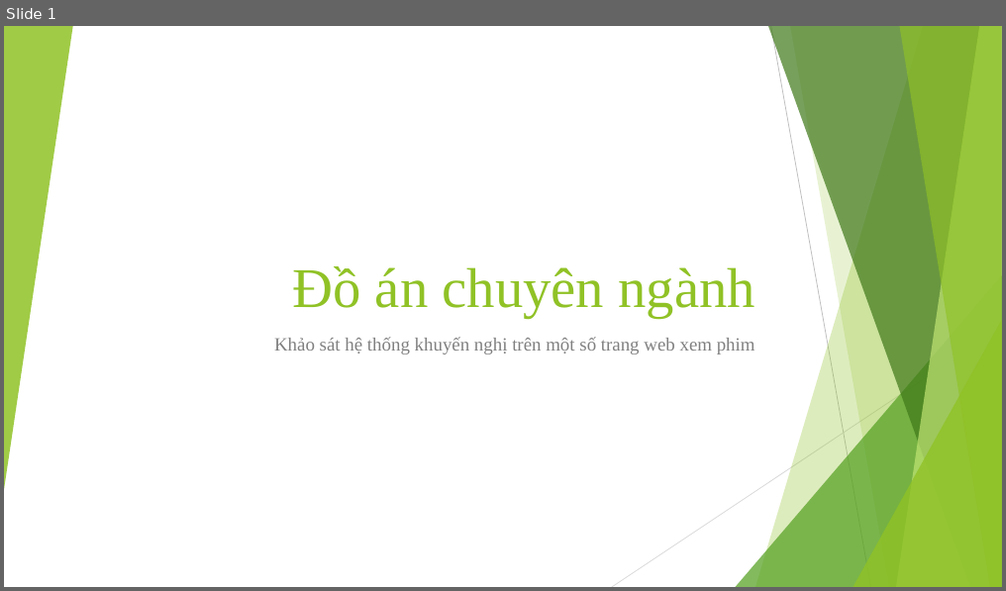
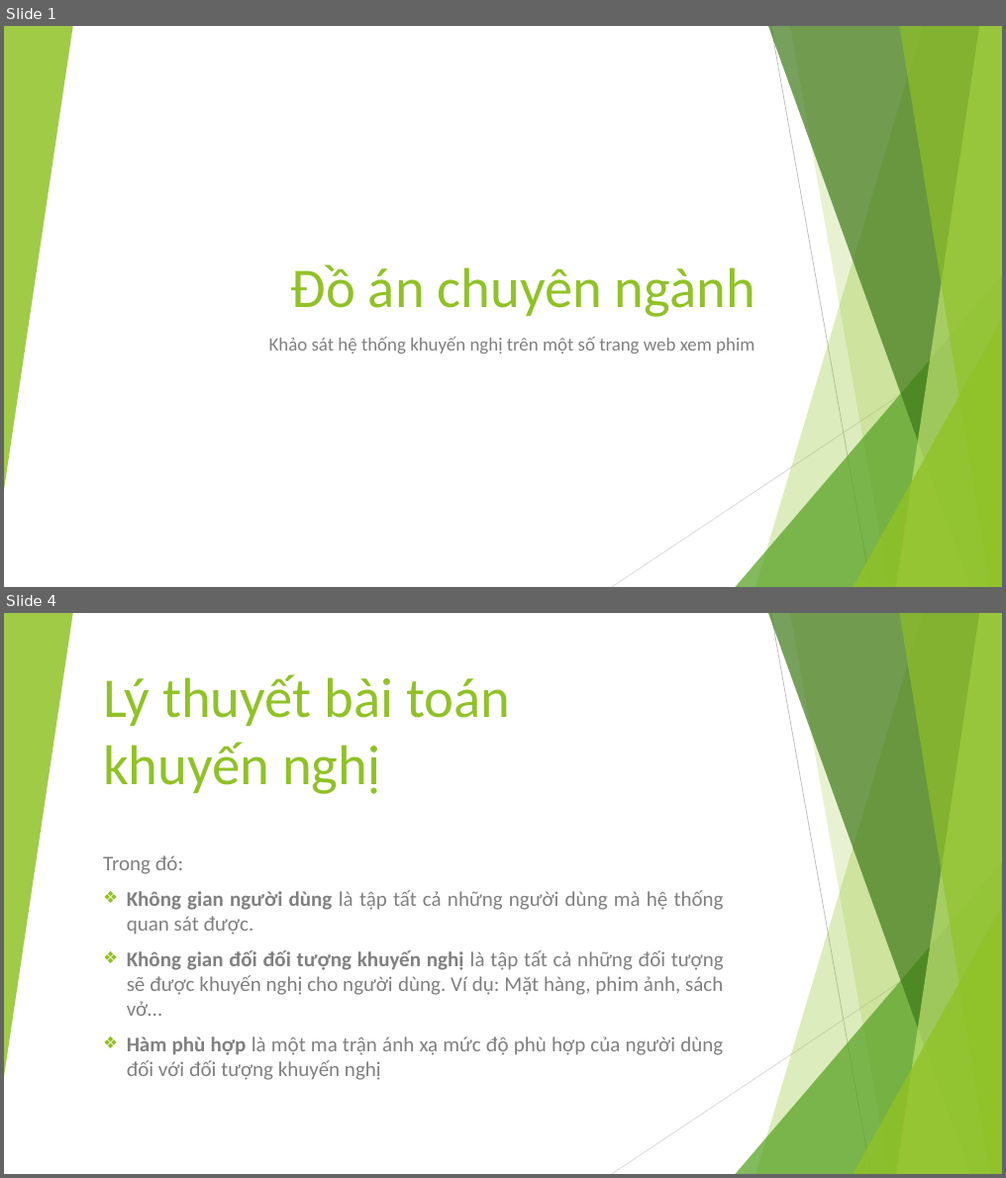
Before and after one commit to EdgarIgnite16/Specialized-Projects, a slide deck: DACN_ThuyetTrinh.pptx. Shown one above the other, each under a label of ours: slide 1 before the commit, slides 1 and 4 after it; the slides between them are not shown. The pictures are 1006x591 and 1006x1178 pixels, drawn with LibreOffice and Linux fonts; fonts in the diff are those of the drawing. Boxes give left, top, right and bottom in pixels: in the first picture for what was removed or moved away, otherwise in the second. Text is boxed around its words. In the diff, an @@ line names an element or a change of style, - is before the commit and + after.

```diff
--- a/DACN_ThuyetTrinh.pptx
+++ b/DACN_ThuyetTrinh.pptx
@@ slide 4 added at (4,613,1002,1174), background #FFFFFF; not listed: 10 template elements that a slide beside it also shows @@
@@ title added at (103,674,510,794), 54 pt, text #90C226 @@
+Lý thuyết bài toán khuyến nghị
@@ subtitle added at (103,856,724,1080), 20 pt, text #808080 @@
+Trong đó:
+❖ Không gian người dùng là tập tất cả những người dùng mà hệ thống quan sát được.
+❖ Không gian đối đối tượng khuyến nghị là tập tất cả những đối tượng sẽ được khuyến nghị cho người dùng. Ví dụ: Mặt hàng, phim ảnh, sách vở…
+❖ Hàm phù hợp là một ma trận ánh xạ mức độ phù hợp của người dùng đối với đối tượng khuyến nghị
@@ slide 1 changed as well @@
@@ title "Đồ án chuyên ngành" at (291,265,755,317): font Times New Roman to Calibri @@
@@ subtitle "Khảo sát hệ thống khuyến ..." at (269,337,754,354): font Times New Roman to Calibri @@
```
Also in this commit, not shown: 6 other slides added, 1 slide removed, 2 other files.
